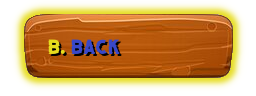
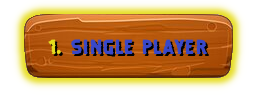
The second 256 x 96 image is a revision of the first. Changes to its layers:
painted on "Button Text" over [71, 39, 207, 55]
painted on "Button Text (shadow)" over [73, 41, 209, 57]
painted on "Shortcut Key" over [48, 39, 65, 54]
painted on "Shortcut Key (shadow)" over [50, 41, 67, 56]
renamed "White Background" to "Background", painted on it over [48, 39, 209, 57]
